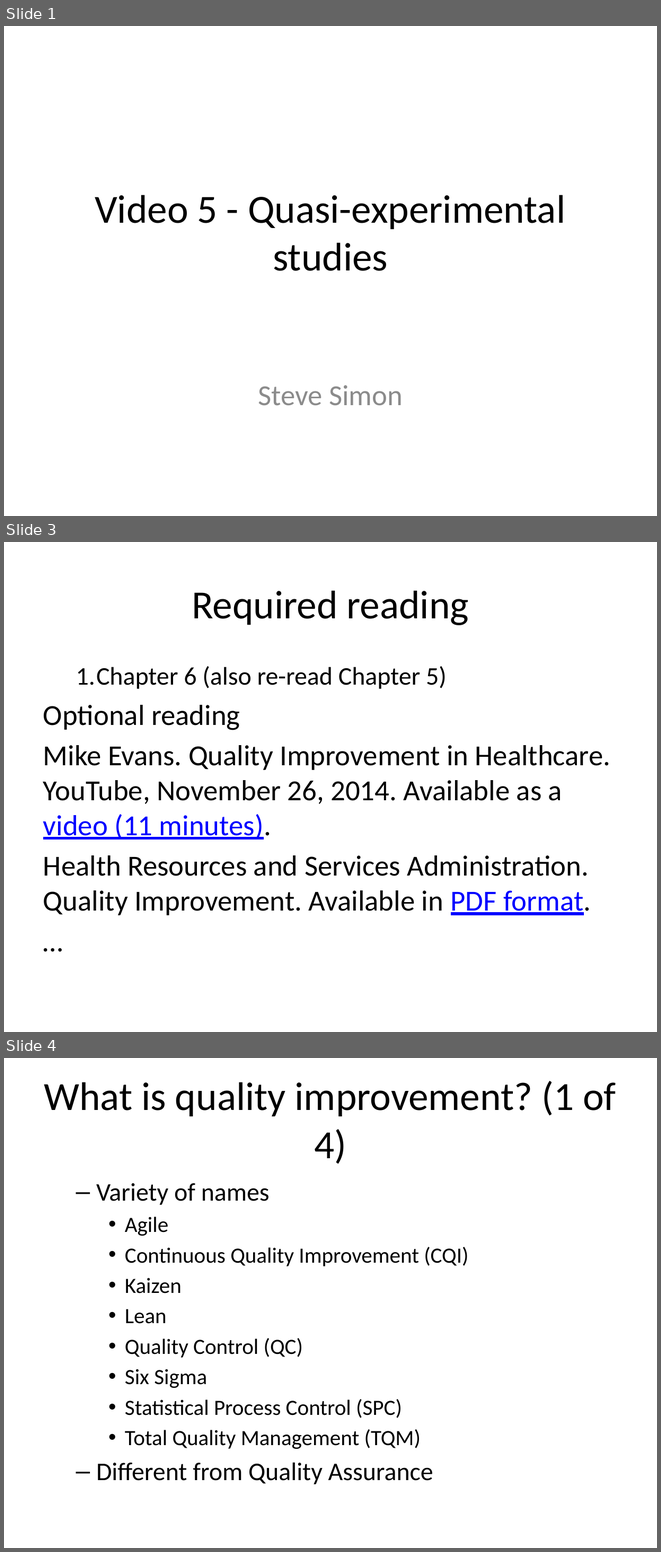
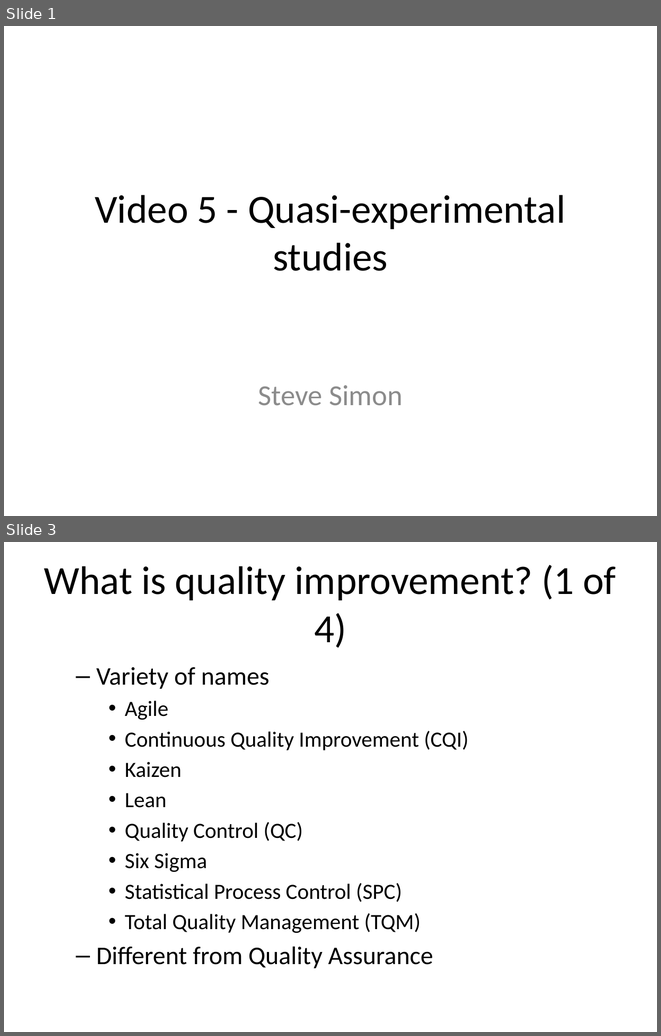
Before and after one commit to pmean/classes, a slide deck: clinical-research-methodology/results/video05-quasi-experiments.pptx. Shown one above the other, each under a label of ours: slides 1, 3 and 4 before the commit, slides 1 and 3 after it; the slides between them are not shown. The pictures are 661x1552 and 661x1036 pixels, drawn with LibreOffice and Linux fonts; fonts in the diff are those of the drawing. Boxes give left, top, right and bottom in pixels: in the first picture for what was removed or moved away, otherwise in the second. Text is boxed around its words. In the diff, an @@ line names an element or a change of style, - is before the commit and + after.

```diff
--- a/clinical-research-methodology/results/video05-quasi-experiments.pptx
+++ b/clinical-research-methodology/results/video05-quasi-experiments.pptx
@@ slide 3 removed at [4, 542, 657, 1032], background #FFFFFF @@
@@ title removed at [192, 590, 469, 625] @@
-Required reading
@@ text removed at [43, 666, 611, 915] @@
-  1. Chapter 6 (also re-read Chapter 5)
-Optional reading
-Mike Evans. Quality Improvement in Healthcare. YouTube, November 26, 2014. Available as a video (11 minutes).
-Health Resources and Services Administration. Quality Improvement. Available in PDF format.
-…
@@ what was slide 4 is now slide 3 @@
```
Also in this commit, not shown: 1 slide changed, 7 slides added, 4 other files.
